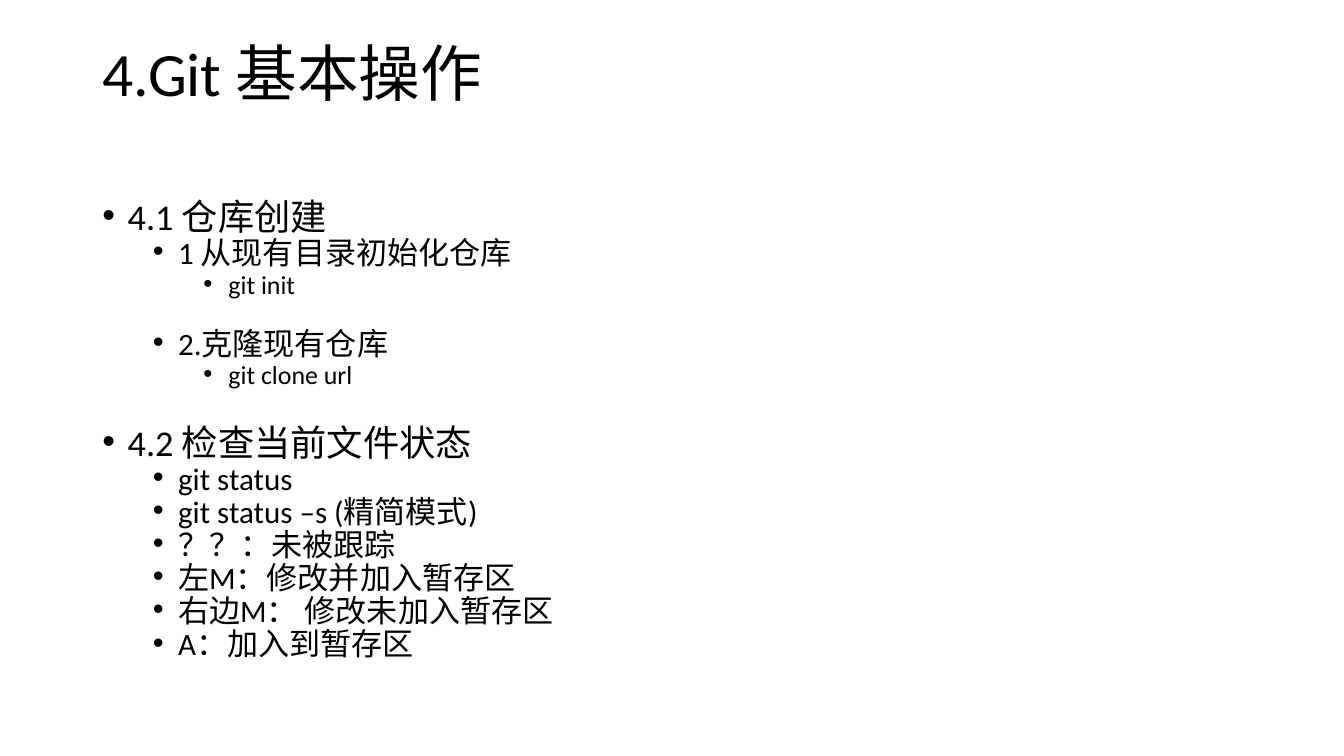
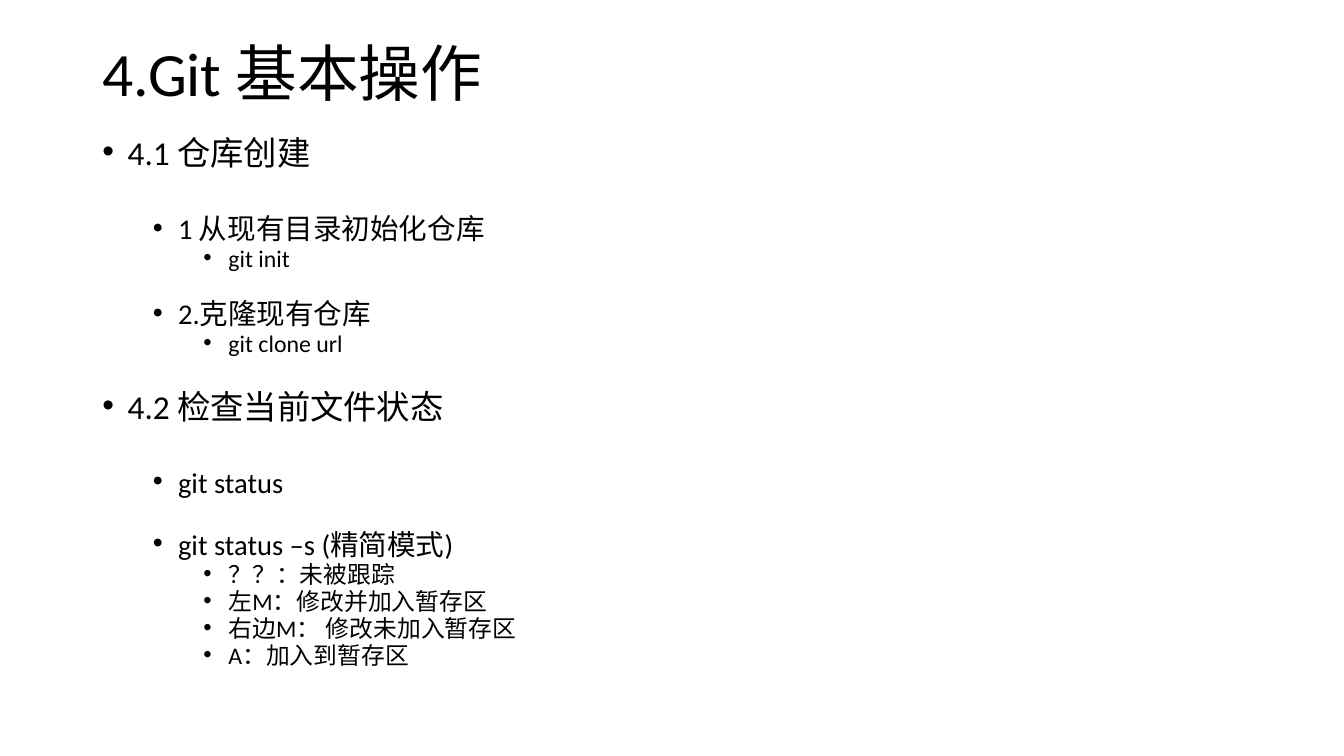
Before and after one commit to liupengpeng2016/share, a slide deck: slide 7 of git使用详解/git.pptx. Drawn at 1344x756 pixels with LibreOffice and Linux fonts; fonts in the diff are those of the drawing. Boxes give left, top, right and bottom in pixels: in the first picture for what was removed or moved away, otherwise in the second. Text is boxed around its words. In the diff, an @@ line names an element or a change of style, - is before the commit and + after.

```diff
--- a/git使用详解/git.pptx
+++ b/git使用详解/git.pptx
@@ text "4.1 仓库创建": place and size @@
-text "4.1 仓库创建" at <box>128,199,554,658</box>
+text "4.1 仓库创建" at <box>128,137,517,666</box>
@@ text "4.1 仓库创建" at <box>128,137,517,666</box>: size 25.9 to 23.8 pt in "4.1 仓库创建", "4.2 检查当前文件状态"; size 22.2 to 20.4 pt in "1 从现有目录初始化仓库", "2.克隆现有仓库", "git status", "git status –s (精简模式)"; size 18.5 to 17 pt in "git init", "git clone url"; size 22.2 to 17 pt in "？？：未被跟踪", "左M：修改并加入暂存区", "右边M： 修改未加入暂存区", "A：加入到暂存区"; list level 2 to 3 in "？？：未被跟踪"; list level 2 to 3 in "左M：修改并加入暂存区"; list level 2 to 3 in "右边M： 修改未加入暂存区"; list level 2 to 3 in "A：加入到暂存区" @@
```
Also in this commit, not shown: 4 other slides changed.
